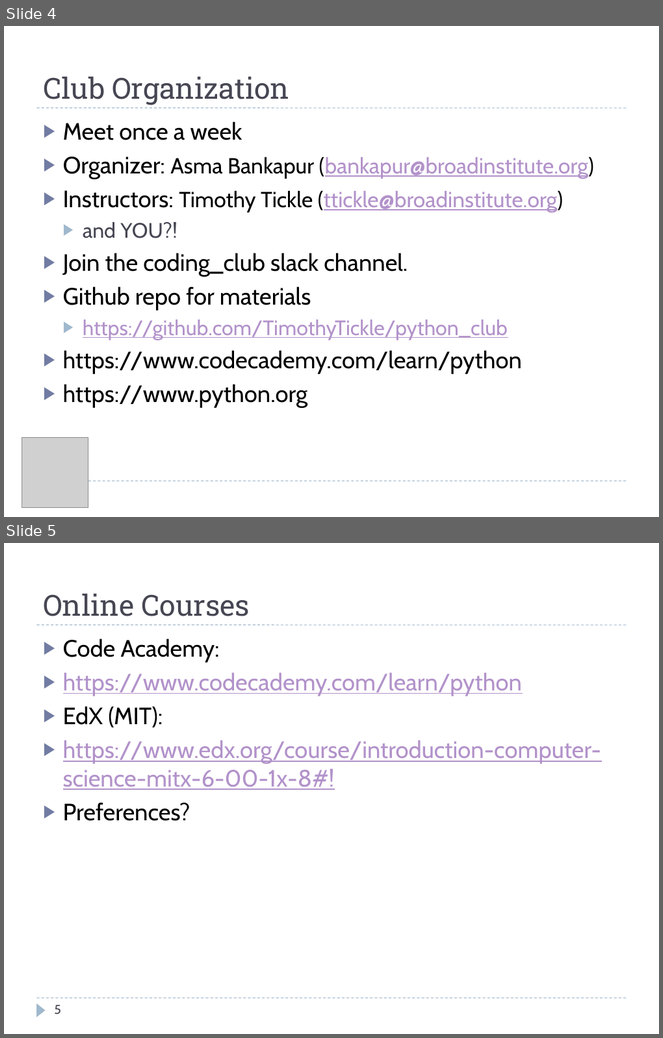
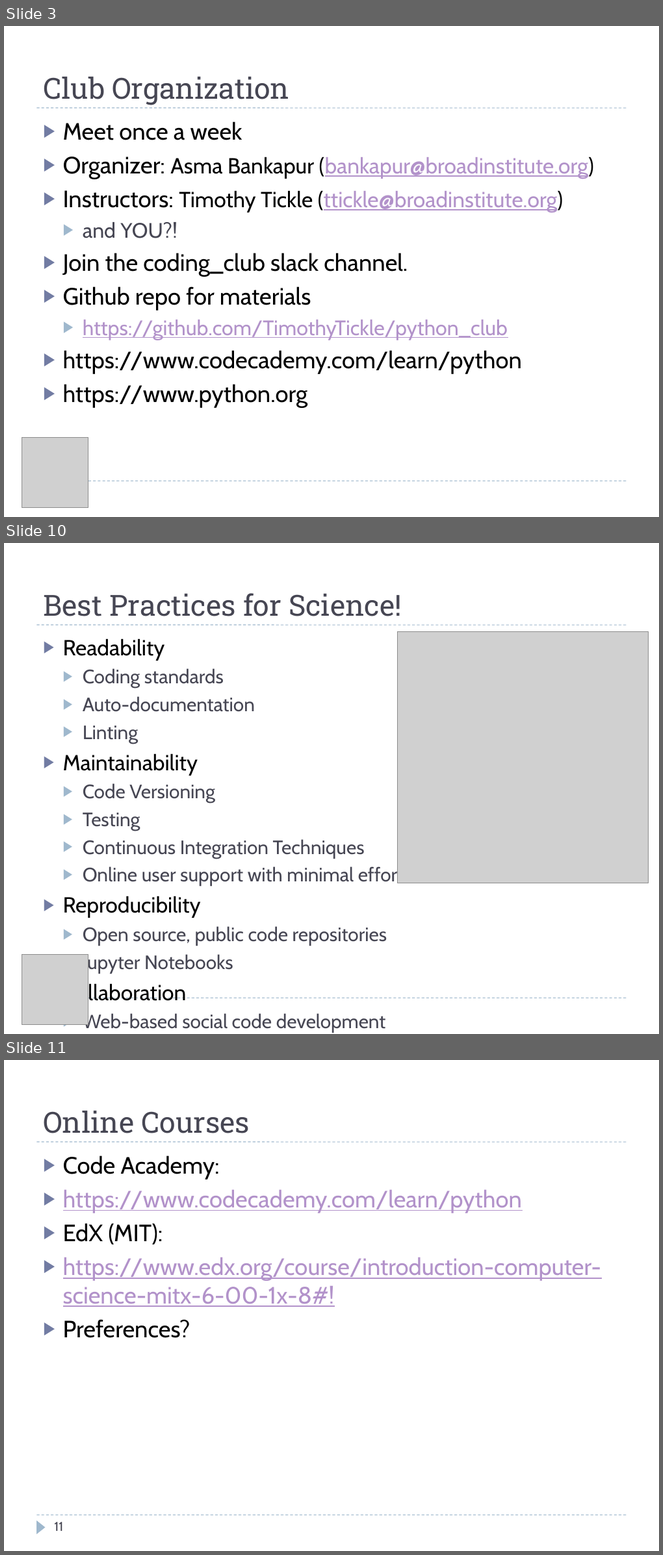
Before and after one commit to TimothyTickle/python_club, a slide deck: presentations/01_python_club_intro.pptx. Shown one above the other, each under a label of ours: slides 4 and 5 before the commit, slides 3, 10 and 11 after it; the slides between them are not shown. The pictures are 663x1038 and 663x1555 pixels, drawn with LibreOffice and Linux fonts; fonts in the diff are those of the drawing; grey boxes stand for pictures. Boxes give left, top, right and bottom in pixels: in the first picture for what was removed or moved away, otherwise in the second. Text is boxed around its words. In the diff, an @@ line names an element or a change of style, - is before the commit and + after.

```diff
--- a/presentations/01_python_club_intro.pptx
+++ b/presentations/01_python_club_intro.pptx
@@ slide 10 added at (4, 543, 659, 1034), background #FFFFFF; not listed: 2 template elements that a slide beside it also shows @@
@@ title added at (43, 593, 402, 616), 32 pt, text #464653 @@
+Best Practices for Science!
@@ text added at (63, 639, 404, 1033), 21.3 pt, text #464653 @@
+▶ Readability
+  ▶ Coding standards
+  ▶ Auto-documentation
+  ▶ Linting
+▶ Maintainability
+  ▶ Code Versioning
+  ▶ Testing
+  ▶ Continuous Integration Techniques
+  ▶ Online user support with minimal effort
+▶ Reproducibility
+  ▶ Open source, public code repositories
+  ▶ Jupyter Notebooks
+▶ Collaboration
+  ▶ Web-based social code development
@@ picture added at (397, 632, 648, 883) @@
@@ picture added at (22, 955, 88, 1025) @@
@@ what was slide 4 is now slide 3 @@
@@ what was slide 5 is now slide 11 @@
@@ page number at (54, 1522, 63, 1531): text changed @@
-5
+11
```
Also in this commit, not shown: 4 slides changed, 3 other slides added, 3 slides removed.
